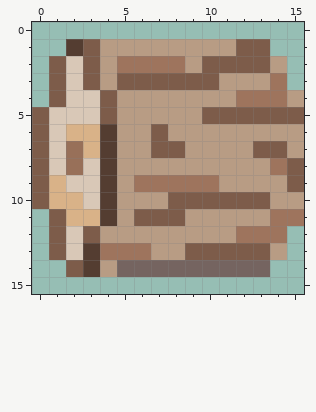
Pixel-art sprite, stored at frogger/assets/images/log4.PNG. Above is the file before it was changed.
The file is 16x16 pixels. Colours within 5 levels of each other are drawn and written as one.
The same view after the edit:
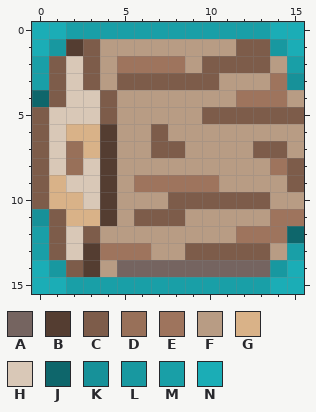
Palette (. is transparent): A #756460  B #543d31  C #7d5c4a  D #987059  E #9e745d  F #b89c84  G #d9b288  H #d9c8b7  J #0e666b  K #179199  L #1898a0  M #199fa7  N #1badb6
Difference:
@@ x 0..15 @@
- 0 ................
- 1 ..BCFFFFFFFFCC..
- 2 .CHCFEEEEFCCCCF.
- 3 .CHCFCCCCCCFFFE.
- 4 .CHHCFFFFFFFEEEF
+ 0 NNMMMMMMMMMMMMNN
+ 1 NLBCFFFFFFFFCCLN
+ 2 MCHCFEEEEFCCCCFM
+ 3 MCHCFCCCCCCFFFEK
+ 4 JCHHCFFFFFFFEEEF
  5 CHHHCFFFFFCCCCCC
@@ x 0..15 @@
 10 CGGHBFFFCCCCCCFF
-11 .CGGBFCCCFFFFFEE
-12 .CHCFFFFFFFFEEE.
-13 .CHBEEEFFCCCCCF.
-14 ..CBFAAAAAAAAA..
-15 ................
+11 KCGGBFCCCFFFFFEE
+12 MCHCFFFFFFFFEEEJ
+13 MCHBEEEFFCCCCCFM
+14 NLCBFAAAAAAAAALN
+15 NNMMMMMMMMMMMMNN
Where, in picture pixels (left, top, right, bottom), the same in both pictures:
added: (32, 22, 304, 107)
added: (32, 209, 304, 294)
